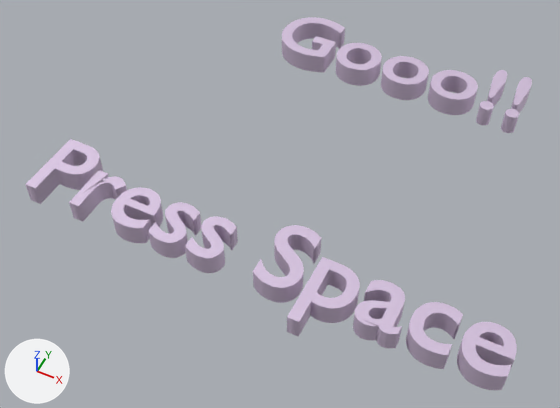
The OBJ model DirectXGame/Resources/Title/Title.obj, before and after one commit.
Both versions are drawn from a camera (50 mm lens) standing at (2.1, -6.45, 5.48) and looking at (-0.23, -1.8, -0.33). Every picture has the same lights, and +X, +Y and +Z are marked at lower left. Where no turn or scale is listed for an object, it has been applied to the vertices. Vertices at the same position are counted once.

In view in the first picture: 'テキスト'.
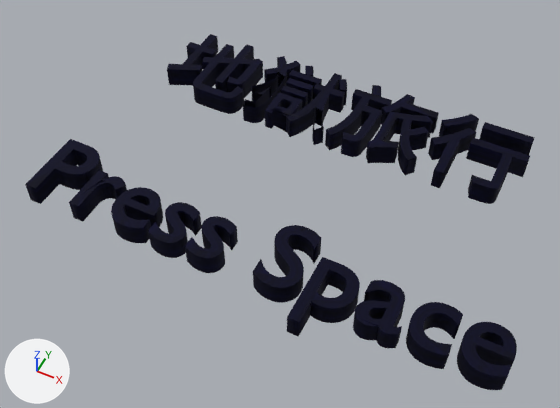
The newer file is also turned or shifted as a whole; pictures and numbers use the older file's frame.

What differs and where, as boxes [x1, y1, x2, y2] in the pictures (560 x 408 px):
'テキスト', surface changed, reshaped
    before: [25, 17, 532, 390]
    after: [25, 34, 535, 390]
part 1 of me_テキスト, added
    after: [479, 122, 535, 155]
part 2 of me_テキスト, added
    after: [281, 85, 308, 108]
part 3 of me_テキスト, added
    after: [286, 78, 313, 104]
part 4 of me_テキスト, added
    after: [289, 70, 322, 88]
part 5 of me_テキスト, deleted
    before: [282, 17, 532, 133]
part 6 of me_テキスト, added
    after: [167, 34, 530, 204]

The change in detail:
Picture 'Title.png' (img_title_png) is new.
In material 'マテリアル' (mat_マテリアル), base_color is no longer (0.752, 0.628, 0.806), white #e1d0e8.
In material 'マテリアル' (mat_マテリアル), texture is now set to img_title_png.
me_テキスト is used by ob_テキスト; location (0.0, 0.0, 0.0).
me_テキスト had 3366 vertices, 6700 faces and spanned x -2.32..2.33, y -3.24..0.7, z -0.11..0.11.
me_テキスト now has 4428 vertices, 8512 faces and spans x -2.32..2.33, y -3.24..-0.15, z -0.11..0.11.
me_テキスト part 1: a new loose piece, a box spanning x 1.324..1.836, y -0.302..-0.21, z -0.11..0.11, in mat_マテリアル (picture img_title_png).
me_テキスト part 2: a new loose piece, a box spanning x -0.774..-0.491, y -0.684..-0.603, z -0.11..0.11, in mat_マテリアル (picture img_title_png).
me_テキスト part 3: a new loose piece, a box spanning x -0.774..-0.491, y -0.551..-0.469, z -0.11..0.11, in mat_マテリアル (picture img_title_png).
me_テキスト part 4: a new loose piece, a box spanning x -0.808..-0.453, y -0.414..-0.332, z -0.11..0.11, in mat_マテリアル (picture img_title_png).
me_テキスト part 5: 8 loose pieces with 1268 vertices, spanning x -1.23..1.61, y -0.02..0.7, z -0.11..0.11, are deleted.
me_テキスト part 6: 2298 vertices added at x -2.08..1.86, y -1.1..-0.15, z -0.11..0.11.
